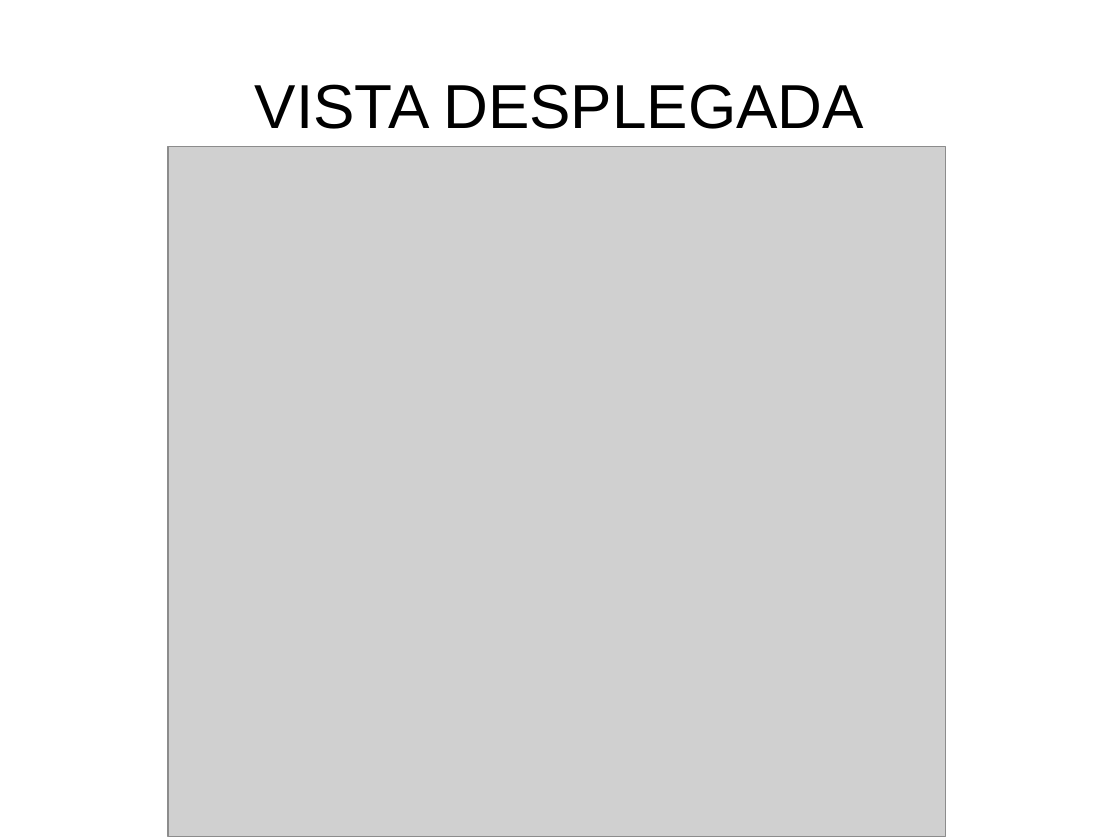
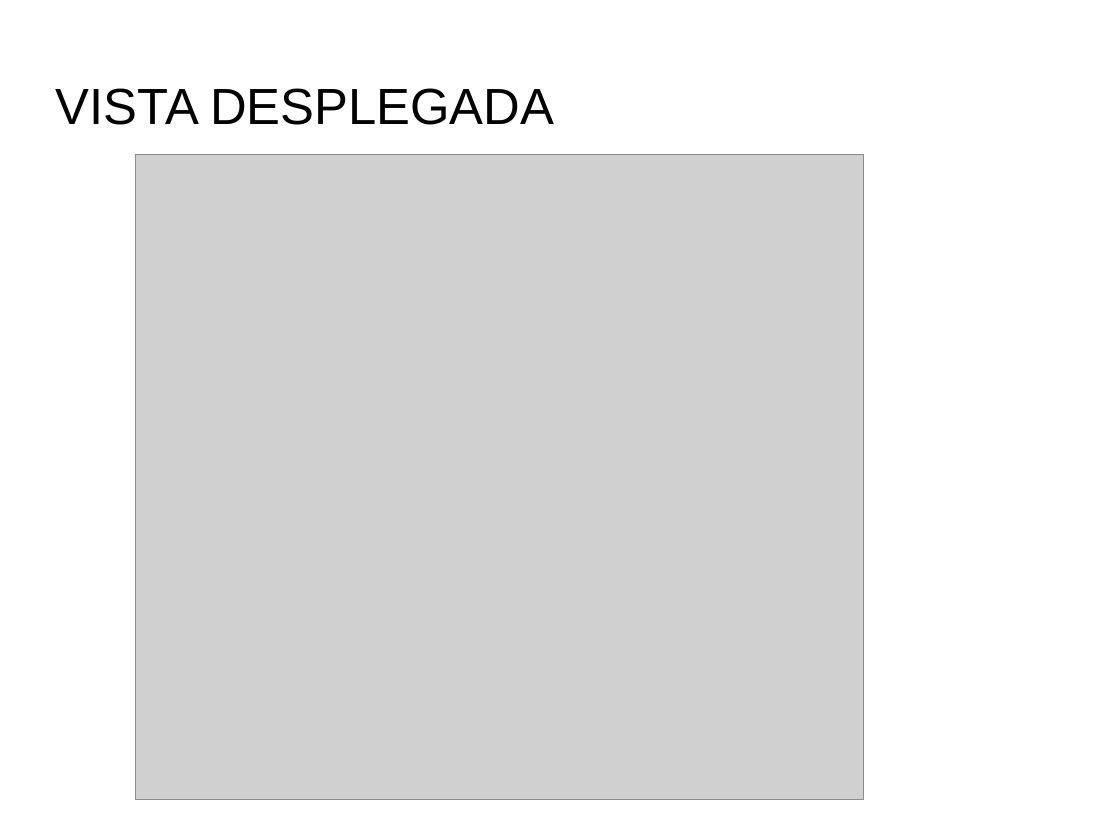
Before and after one commit to PatriiML11/ProyectoWeb, a slide deck: slide 15 of doc/Documentos/Presentacion.odp (slide 14 before the commit). Drawn at 1120x840 pixels with LibreOffice and Linux fonts; fonts in the diff are those of the drawing; grey boxes stand for pictures; background and template pictures are left out. Boxes give left, top, right and bottom in pixels: in the first picture for what was removed or moved away, otherwise in the second. Text is boxed around its words. In the diff, an @@ line names an element or a change of style, - is before the commit and + after.

```diff
--- a/doc/Documentos/Presentacion.odp
+++ b/doc/Documentos/Presentacion.odp
@@ title "VISTA DESPLEGADA": place and size @@
-title "VISTA DESPLEGADA" at bbox=[255, 84, 864, 129]
+title "VISTA DESPLEGADA" at bbox=[56, 88, 554, 125]
@@ title "VISTA DESPLEGADA" at bbox=[56, 88, 554, 125]: size 44 to 36 pt; alignment centre to left @@
@@ picture: place and size @@
-picture at bbox=[168, 147, 945, 837]
+picture at bbox=[136, 154, 865, 801]
```
Also in this commit, not shown: 20 other slides changed, 2 slides added, 41 other files.
